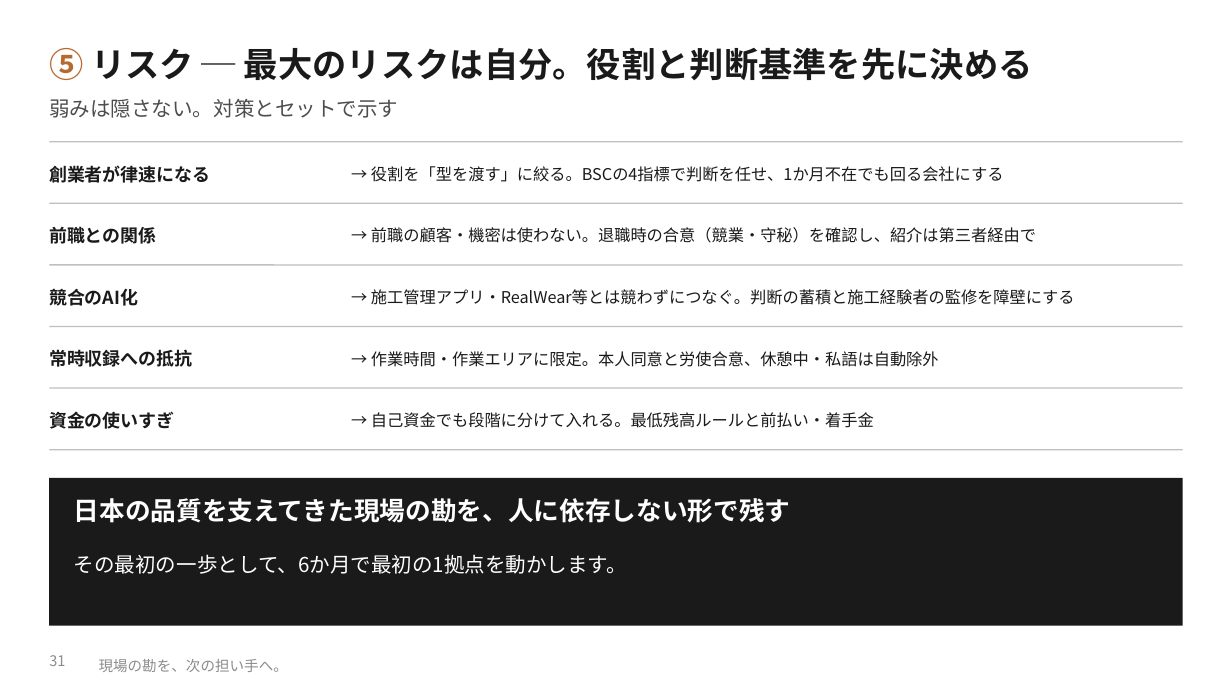
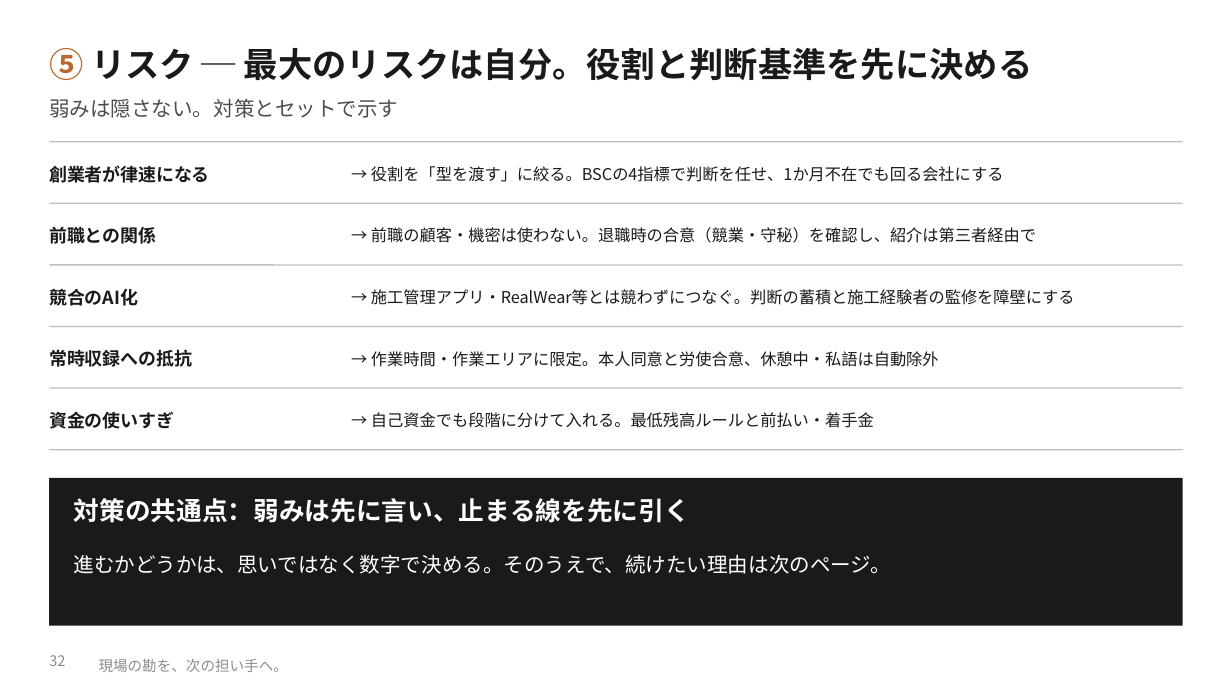
Before and after one commit to SEITOSHIKI/-ai-commute-audio-, a slide deck: slide 32 of deck/カンツギ_事業計画書_本編.pptx (slide 31 before the commit). Drawn at 1232x693 pixels with LibreOffice and Linux fonts; fonts in the diff are those of the drawing; background and template pictures are left out. Boxes give left, top, right and bottom in pixels: in the first picture for what was removed or moved away, otherwise in the second. Text is boxed around its words. In the diff, an @@ line names an element or a change of style, - is before the commit and + after.

```diff
--- a/deck/カンツギ_事業計画書_本編.pptx
+++ b/deck/カンツギ_事業計画書_本編.pptx
@@ text at (74,498,690,523): text changed @@
-日本の品質を支えてきた現場の勘を、人に依存しない形で残す
+対策の共通点：弱みは先に言い、止まる線を先に引く
@@ text at (74,554,891,574): text changed @@
-その最初の一歩として、6か月で最初の1拠点を動かします。
+進むかどうかは、思いではなく数字で決める。そのうえで、続けたい理由は次のページ。
@@ page number at (49,655,65,666): text changed @@
-31
+32
```
Also in this commit, not shown: 3 other slides changed, 2 slides added, 12 other files.
